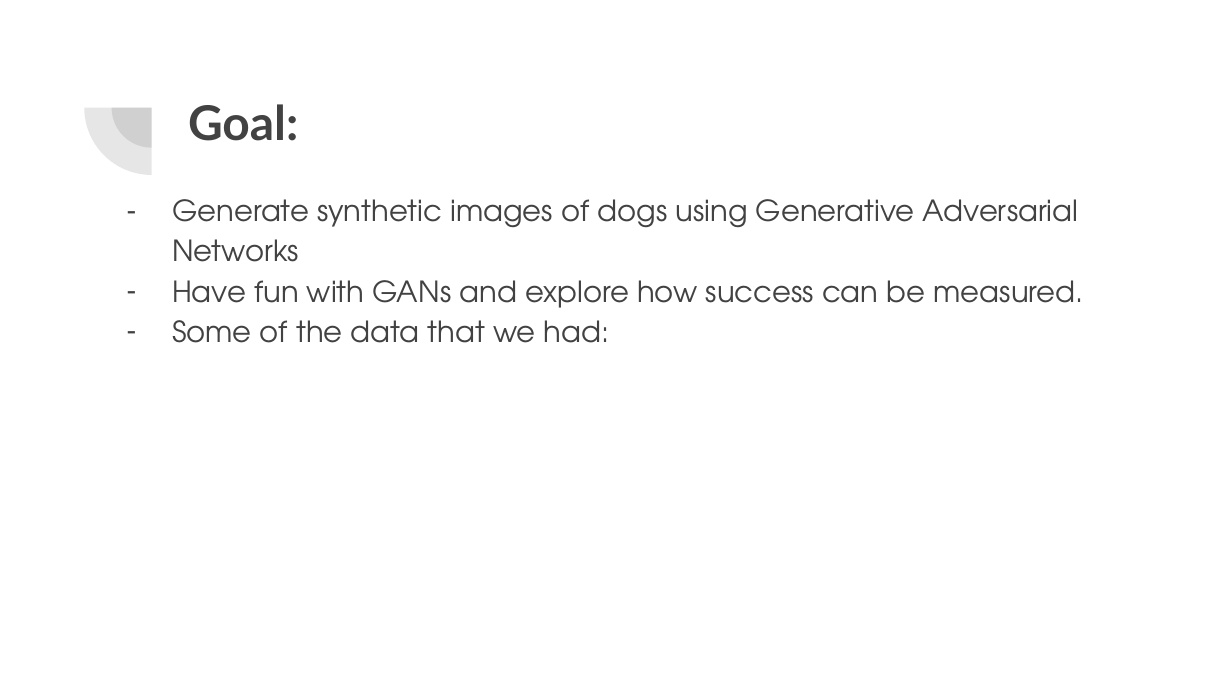
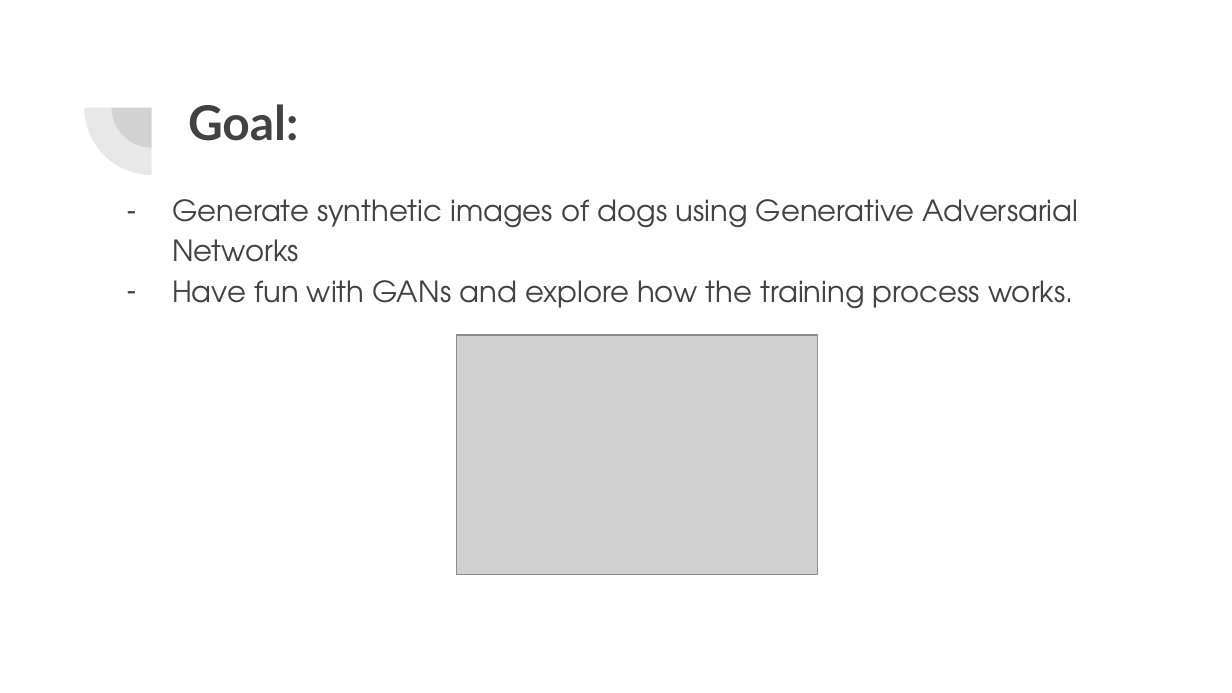
Before and after one commit to SrividyaKirti/Generative_dog_images, a slide deck: slide 2 of Slides_GANs.pptx. Drawn at 1232x693 pixels with LibreOffice and Linux fonts; fonts in the diff are those of the drawing; grey boxes stand for pictures. Boxes give left, top, right and bottom in pixels: in the first picture for what was removed or moved away, otherwise in the second. Text is boxed around its words. In the diff, an @@ line names an element or a change of style, - is before the commit and + after.

```diff
--- a/Slides_GANs.pptx
+++ b/Slides_GANs.pptx
@@ text at <box>172,280,1074,308</box>: text changed @@
-– Have fun with GANs and explore how success can be measured.
-– Some of the data that we had:
+– Have fun with GANs and explore how the training process works.
@@ picture added at <box>456,335,817,575</box> @@
```
Also in this commit, not shown: 3 other slides changed, 5 slides added, 1 slide removed, 2 other files.
